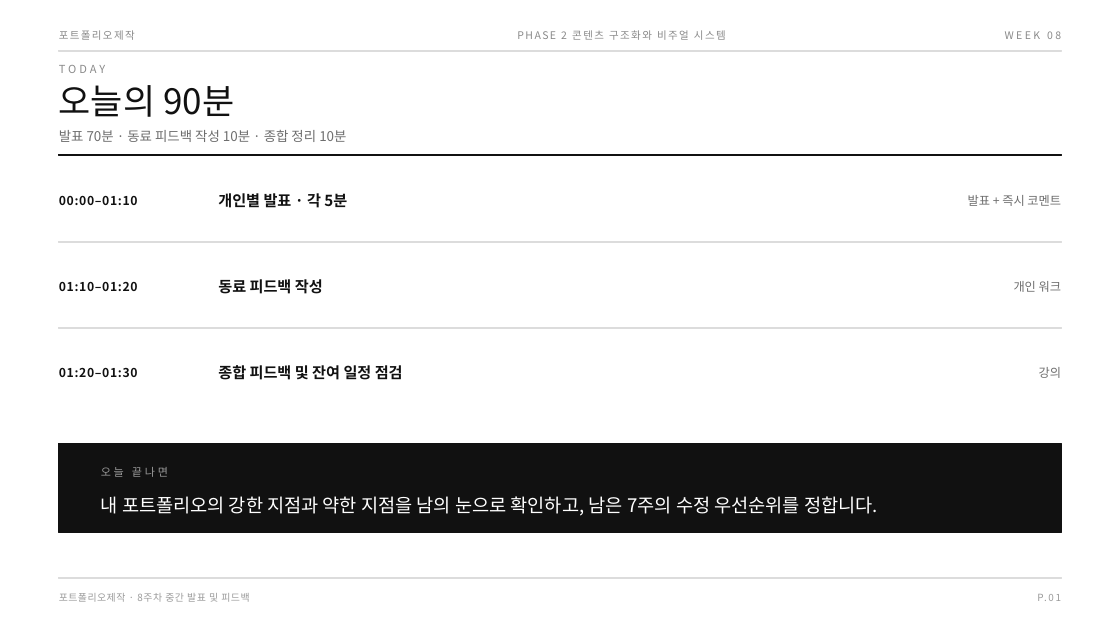
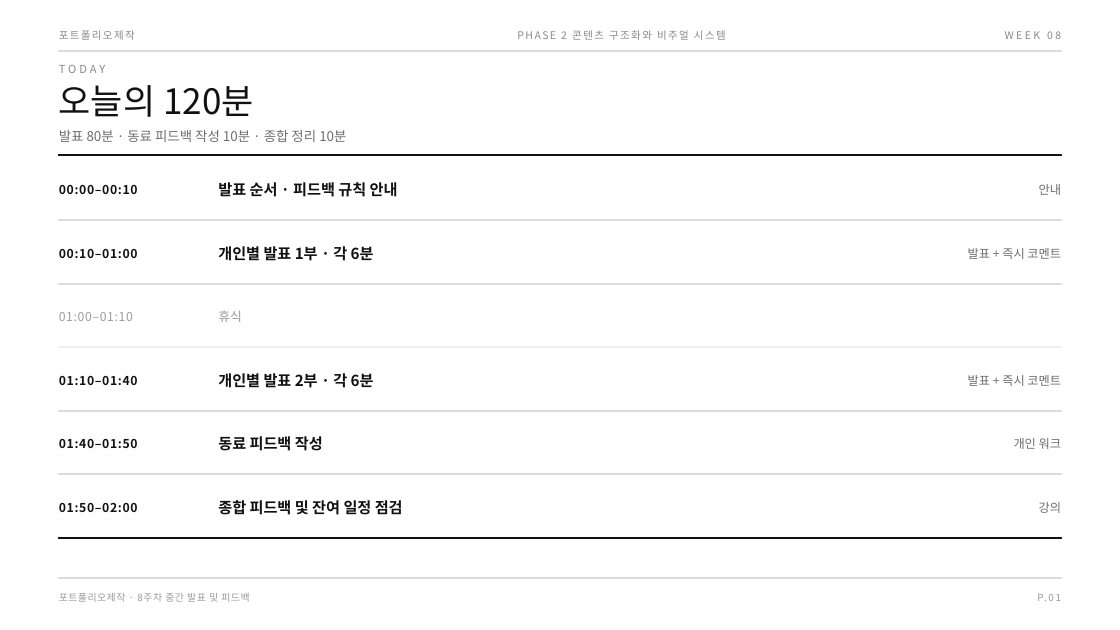
Before and after one commit to design-eng/MIN.D, a slide deck: slide 2 of dist/weeks-포트폴리오제작/포트폴리오제작_08주차_중간발표.pptx. Drawn at 1120x630 pixels with LibreOffice and Linux fonts; fonts in the diff are those of the drawing. Boxes give left, top, right and bottom in pixels: in the first picture for what was removed or moved away, otherwise in the second. Text is boxed around its words. In the diff, an @@ line names an element or a change of style, - is before the commit and + after.

```diff
--- a/dist/weeks-포트폴리오제작/포트폴리오제작_08주차_중간발표.pptx
+++ b/dist/weeks-포트폴리오제작/포트폴리오제작_08주차_중간발표.pptx
@@ text at (x1=59, y1=85, x2=253, y2=117): text changed @@
-오늘의 90분
+오늘의 120분
@@ text at (x1=59, y1=130, x2=346, y2=142): text changed @@
-발표 70분 · 동료 피드백 작성 10분 · 종합 정리 10분
+발표 80분 · 동료 피드백 작성 10분 · 종합 정리 10분
@@ text at (x1=59, y1=185, x2=138, y2=194): text changed @@
-00:00–01:10
+00:00–00:10
@@ text added at (x1=218, y1=182, x2=398, y2=197), 13 pt, text #111111, bold @@
+발표 순서 · 피드백 규칙 안내
@@ text added at (x1=1039, y1=184, x2=1061, y2=195), 10.5 pt, text #6E6E6E @@
+안내
@@ rectangle moved from (x1=59, y1=242, x2=1061, y2=243) to (x1=59, y1=220, x2=1061, y2=221) @@
@@ text "발표 + 즉시 코멘트" moved from (x1=968, y1=195, x2=1061, y2=206) to (x1=968, y1=248, x2=1061, y2=259) @@
@@ text added at (x1=59, y1=249, x2=138, y2=258), 10.5 pt, text #111111, bold @@
+00:10–01:00
@@ text at (x1=218, y1=246, x2=374, y2=261): text changed @@
-개인별 발표 · 각 5분
+개인별 발표 1부 · 각 6분
@@ rectangle moved from (x1=59, y1=328, x2=1061, y2=329) to (x1=59, y1=283, x2=1061, y2=284) @@
@@ text at (x1=59, y1=312, x2=133, y2=321): text changed; text colour #111111 to #9B9B9B; bold off @@
-01:20–01:30
+01:00–01:10
@@ text added at (x1=218, y1=310, x2=242, y2=322), 11 pt, text #9B9B9B @@
+휴식
@@ rectangle added at (x1=59, y1=347, x2=1061, y2=348), fill #EFEFEF, outline #EFEFEF 1 pt @@
@@ text at (x1=59, y1=376, x2=138, y2=385): text changed @@
-01:10–01:20
+01:10–01:40
@@ text added at (x1=218, y1=373, x2=374, y2=388), 13 pt, text #111111, bold @@
+개인별 발표 2부 · 각 6분
@@ text added at (x1=968, y1=375, x2=1061, y2=386), 10.5 pt, text #6E6E6E @@
+발표 + 즉시 코멘트
@@ rectangle added at (x1=59, y1=411, x2=1061, y2=412), fill #DCDCDC, outline #DCDCDC 1 pt @@
@@ text "동료 피드백 작성" moved from (x1=218, y1=279, x2=323, y2=294) to (x1=218, y1=436, x2=323, y2=451) @@
@@ text "개인 워크" moved from (x1=1014, y1=281, x2=1061, y2=292) to (x1=1014, y1=438, x2=1061, y2=449) @@
@@ text added at (x1=59, y1=439, x2=138, y2=448), 10.5 pt, text #111111, bold @@
+01:40–01:50
@@ rectangle added at (x1=59, y1=474, x2=1061, y2=475), fill #DCDCDC, outline #DCDCDC 1 pt @@
@@ text removed at (x1=101, y1=467, x2=168, y2=477) @@
-오늘 끝나면
@@ text "종합 피드백 및 잔여 일정 ..." moved from (x1=218, y1=365, x2=403, y2=380) to (x1=218, y1=500, x2=403, y2=515) @@
@@ text "강의" moved from (x1=1039, y1=367, x2=1061, y2=378) to (x1=1039, y1=502, x2=1061, y2=513) @@
@@ text added at (x1=59, y1=503, x2=138, y2=512), 10.5 pt, text #111111, bold @@
+01:50–02:00
@@ text removed at (x1=101, y1=496, x2=878, y2=516) @@
-내 포트폴리오의 강한 지점과 약한 지점을 남의 눈으로 확인하고, 남은 7주의 수정 우선순위를 정합니다.
@@ rectangle resized from (x1=59, y1=444, x2=1061, y2=533) to (x1=59, y1=538, x2=1061, y2=539) @@
```
Also in this commit, not shown: 1 other slide changed, 34 other files.
